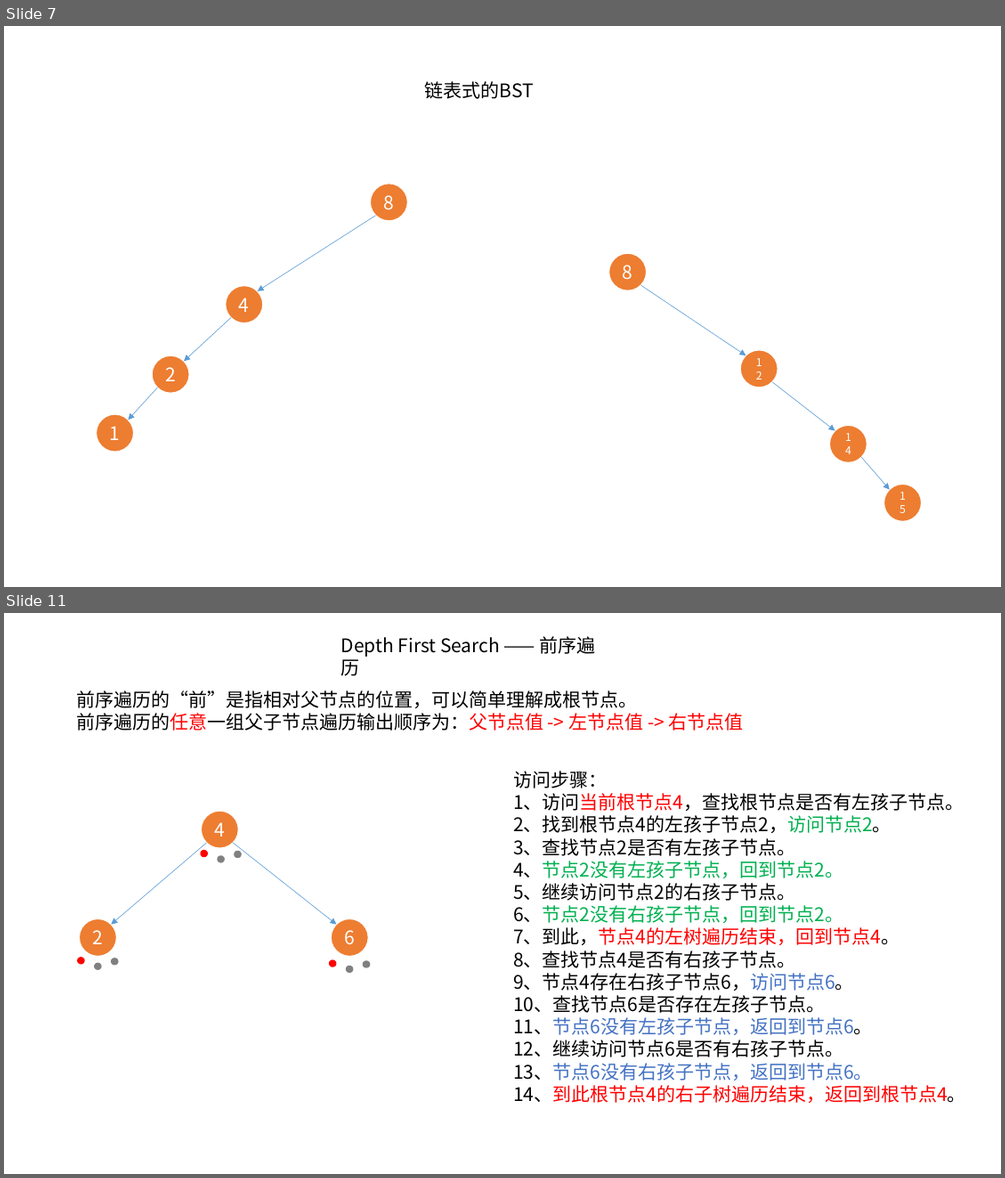
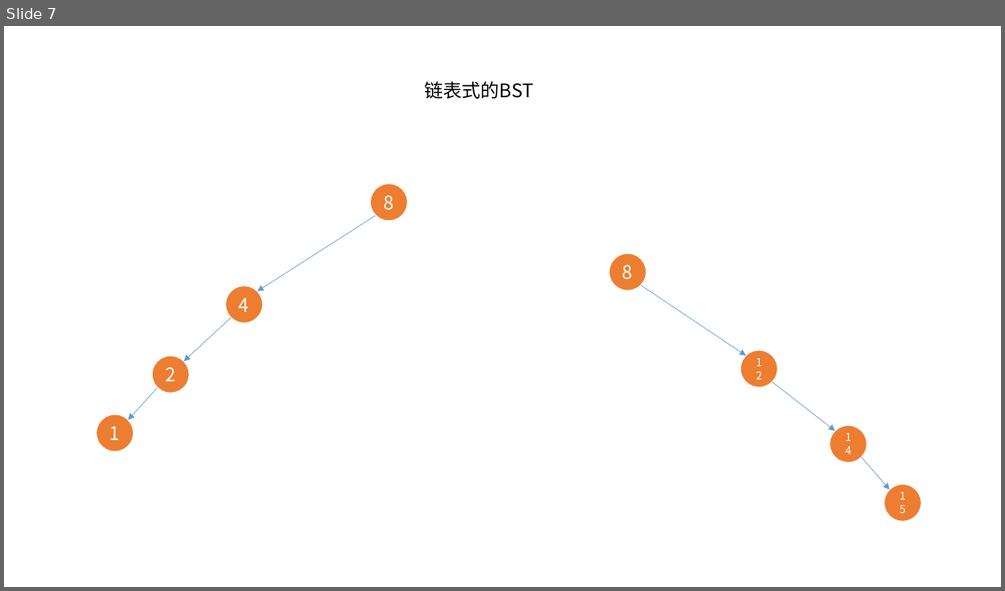
Before and after one commit to xiangming-fang/datastructure_arithmetic, a slide deck: ppt/bst.pptx. Shown one above the other, each under a label of ours: slides 7 and 11 before the commit, slide 7 after it; the slides between them are not shown. The pictures are 1005x1178 and 1005x591 pixels, drawn with LibreOffice and Linux fonts; fonts in the diff are those of the drawing. Boxes give left, top, right and bottom in pixels: in the first picture for what was removed or moved away, otherwise in the second. Text is boxed around its words. In the diff, an @@ line names an element or a change of style, - is before the commit and + after.

```diff
--- a/ppt/bst.pptx
+++ b/ppt/bst.pptx
@@ slide 11 removed at (4,613,1001,1174), background #FFFFFF @@
@@ text removed at (341,636,596,676) @@
-Depth First Search —— 前序遍历
@@ text removed at (76,690,744,730) @@
-前序遍历的“前”是指相对父节点的位置，可以简单理解成根节点。
-前序遍历的任意一组父子节点遍历输出顺序为：父节点值 -> 左节点值 -> 右节点值
@@ text removed at (513,771,966,1103) @@
-访问步骤：
-1、访问当前根节点4，查找根节点是否有左孩子节点。
-2、找到根节点4的左孩子节点2，访问节点2。
-3、查找节点2是否有左孩子节点。
-4、节点2没有左孩子节点，回到节点2。
-5、继续访问节点2的右孩子节点。
-6、节点2没有右孩子节点，回到节点2。
-7、到此，节点4的左树遍历结束，回到节点4。
-8、查找节点4是否有右孩子节点。
-9、节点4存在右孩子节点6，访问节点6。
-10、查找节点6是否存在左孩子节点。
-11、节点6没有左孩子节点，返回到节点6。
-12、继续访问节点6是否有右孩子节点。
-13、节点6没有右孩子节点，返回到节点6。
-14、到此根节点4的右子树遍历结束，返回到根节点4。
@@ group removed at (77,811,370,973): 12 ellipses, 2 arrows @@
-4
-6
-2
```
Also in this commit, not shown: 8 other slides removed, 3 other files.
